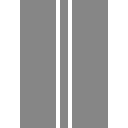
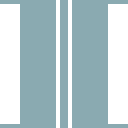
Before/after of a 128 × 128 layered artwork. What changed in the layer stack:
removed layer "矩形 3" over [20, 0, 108, 128]
added layer "矩形 4 副本" over [0, 0, 128, 128]
